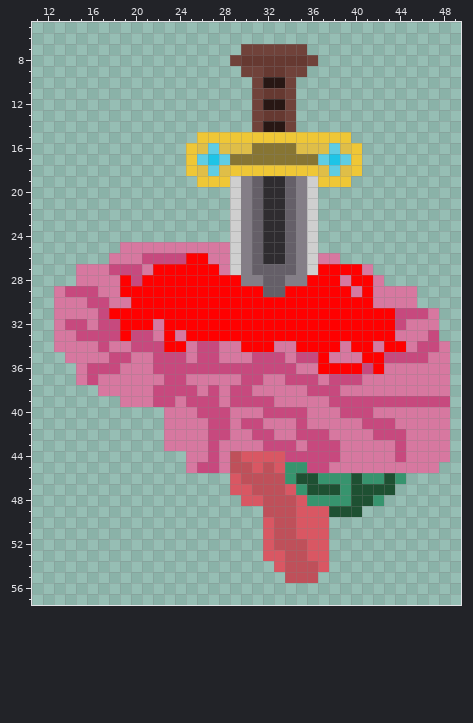
A pixel-art file gets an edit: new-game-project/assety/Sprite-0004.ase. That is the earlier state.
64x64 pixels, 1 frame. Shown: x 11..49, y 5..57.
And afterwards:
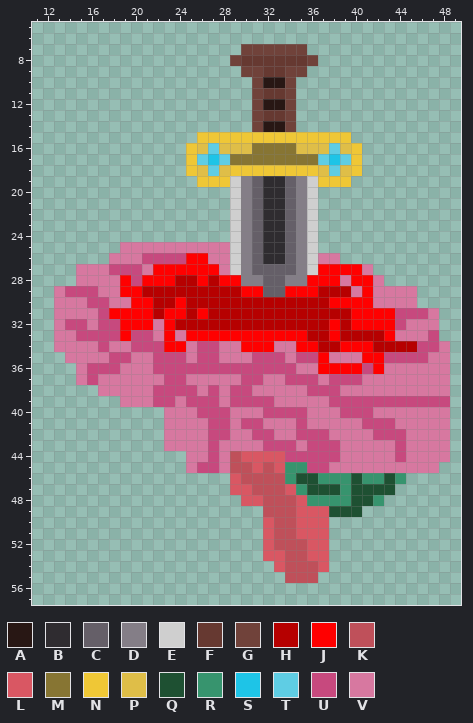
Palette (. is transparent): A #281714  B #2f2c30  C #655f68  D #847e87  E #cfcfcf  F #663931  G #70423a  H #b60000  J #ff0000  K #bf505a  L #d95763  M #877533  N #efc736  P #dfbe48  Q #1e5032  R #37946e  S #1ec4e7  T #5fcde4  U #c7497e  V #d778a0
Diff:
@@ x 11..49 @@
 27 ....VVVUUUVJJJJJJVEDCCCCDEJJJJV........
-28 ....VVVVJUJJJJJJJJJDDCCDDJJJVJJV.......
-29 ..VUUUVVJJJJJJJJJJJJJCCJJJJJJVJVVVV....
-30 ..VVVUUVVJJJJJJJJJJJJJJJJJJJJJJVVVV....
-31 ..VVVVUJJJJJJJJJJJJJJJJJJJJJJJJJJUUUV..
-32 ..VUUVUUJJJVJJJJJJJJJJJJJJJJJJJJJUVVV..
-33 ..VVUUUUJUUVJVJJJJJJJJJJJJJJJJJJJVVVU..
-34 ..VVVVUVVUUUJJVUUVVJJJVVJJJJVJJVJJVUUV.
+28 ....VVVVJUJJJHHJHJJDDCCDDJJJVJJV.......
+29 ..VUUUVVJJHHHHHHHHHJJCCJJJHHHVJVVVV....
+30 ..VVVUUVVJJHHJHHHHHHHHHHHHHJJJJVVVV....
+31 ..VVVVUJJJJHJJHJHHHHHHHHHHHHHJJJJUUUV..
+32 ..VUUVUUJJJVJHHHHHHHHHHHHHHJHJJJJUVVV..
+33 ..VVUUUUJUUVJVJJJJJJJJJJJHHJHHHHJVVVU..
+34 ..VVVVUVVUUUJJVUUVVJJJVVJJHHJJJHHHHUUV.
 35 ...VVVVUUVVUUUVUUVVVUUUVUUJVVVJJUUUUVV.
Changed places in both pictures, as pixel boxes (x1, y1, x2, y2):
changed: (142, 275, 417, 352)
